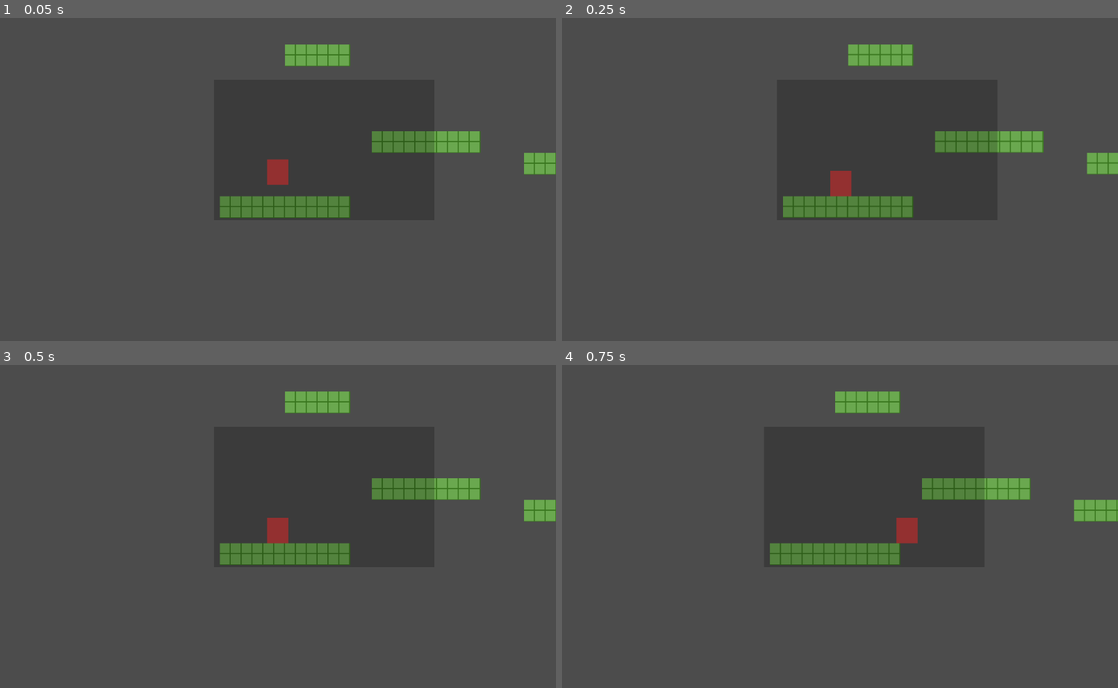
Above: before the commit, frames 1-4 (two rows, left to right).
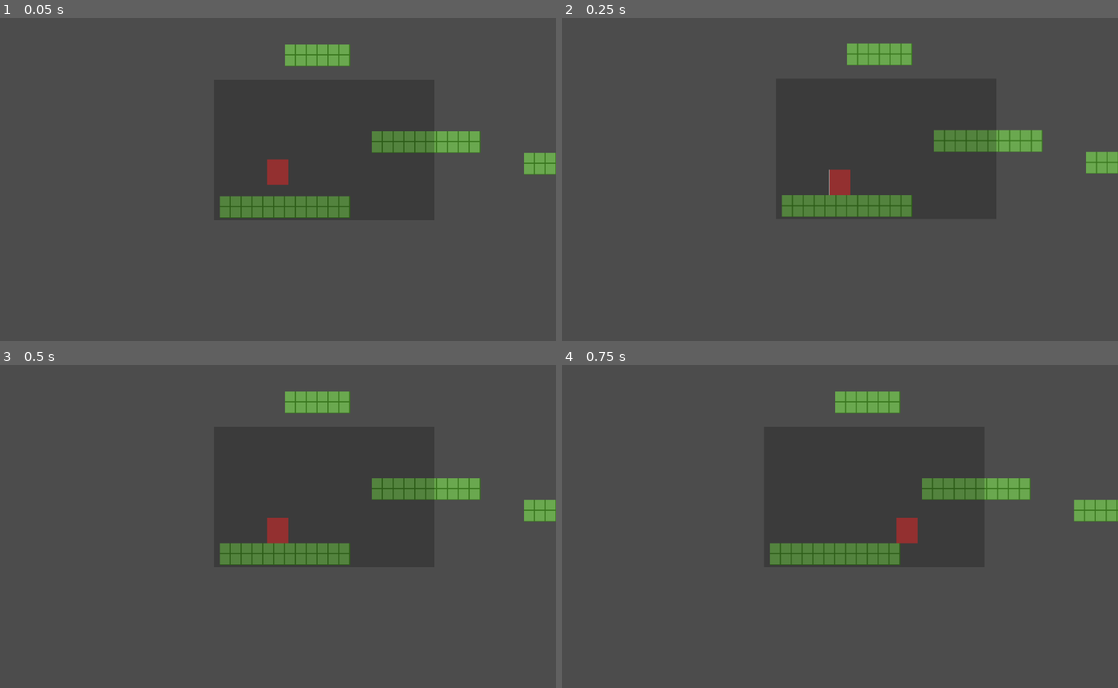
Above: after the commit, the same moments.

Repository: glitchcore/comfort
Game: Godot game, scene res://Scenes/BaseLevel.tscn
Two runs of this game, one before a commit and one after it. Both use one fixed random seed, a clock stepped at 60 frames per second and the inputs below.
Inputs:
- Up to frame 1 (0.05 s): no input
- Up to frame 2 (0.25 s): no input
- Up to frame 3 (0.5 s): no input
- Up to frame 4 (0.75 s): hold Right (ui_right) from 0.53 s (still down)

Frame 1 is identical in both runs. In frame 2, 1.1% of the frame differs, in the area x 39-100%, y 7-62%; in frame 3, nothing differs; in frame 4, nothing differs.

Commit message:
tune camera shaking, change space hierachy

Diff:
--- a/Actors/MainCamera.gd
+++ b/Actors/MainCamera.gd
@@ -1,7 +1,7 @@
 extends Camera2D
 export(float, EASE) var DAMP_EASING = 1
 export var duration = 0.2
-export var amplitude = 40
+export var amplitude = 20
 var shake = false
 
 var noise = OpenSimplexNoise.new()
@@ -11,7 +11,7 @@
 # Called when the node enters the scene tree for the first time.
 func _ready() -> void:
 	randomize()
-	noise.period = 0.02
+	noise.period = 0.1
 	set_process(false)
 	set_shake(false)
 
--- a/Actors/Space.tscn
+++ b/Actors/Space.tscn
@@ -1,22 +1,19 @@
 [gd_scene load_steps=3 format=2]
+
+[sub_resource type="GradientTexture" id=2]
 
 [sub_resource type="RectangleShape2D" id=1]
 extents = Vector2( 202.75, 129.5 )
 
-[sub_resource type="GradientTexture" id=2]
-
 [node name="Space" type="KinematicBody2D"]
 collision_mask = 0
-
-[node name="Area2D" type="Area2D" parent="."]
-collision_layer = 4
-
-[node name="CollisionShape2D" type="CollisionShape2D" parent="Area2D"]
-position = Vector2( 0, 1 )
-shape = SubResource( 1 )
 
 [node name="Sprite" type="Sprite" parent="."]
 modulate = Color( 1, 1, 1, 0.219608 )
 position = Vector2( 1.81198e-05, 0.500009 )
 scale = Vector2( 0.198242, 259 )
 texture = SubResource( 2 )
+
+[node name="CollisionShape2D" type="CollisionShape2D" parent="."]
+position = Vector2( 0, 1 )
+shape = SubResource( 1 )
--- a/Scenes/BaseLevel.tscn
+++ b/Scenes/BaseLevel.tscn
@@ -42,7 +42,5 @@
 [node name="Player" parent="." instance=ExtResource( 2 )]
 position = Vector2( 107, 531 )
 
-[node name="Area2D" type="Area2D" parent="."]
-
 [node name="Space" parent="." instance=ExtResource( 3 )]
 position = Vector2( 192, 474 )
